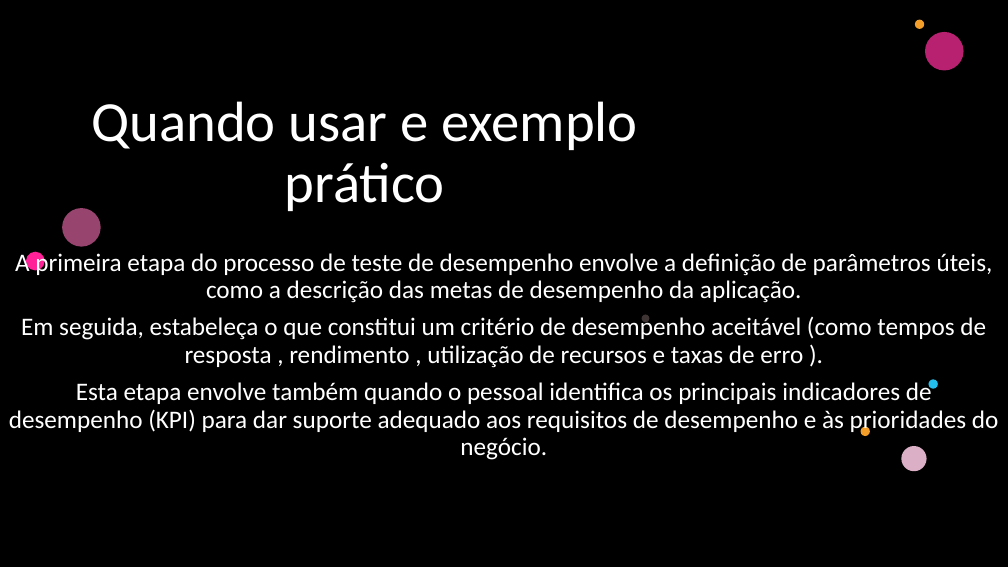
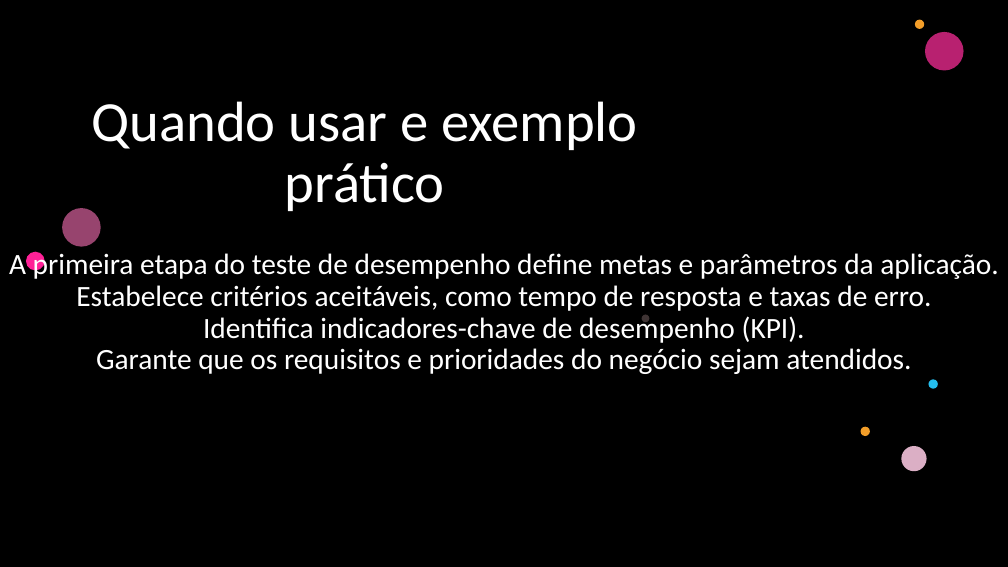
Before and after one commit to pauloryan091/atv-test, a slide deck: slide 4 of Teste Desempenho.pptx. Drawn at 1008x567 pixels with LibreOffice and Linux fonts; fonts in the diff are those of the drawing; background and template pictures are left out; a plain dark background stands for a picture behind light text. Boxes give left, top, right and bottom in pixels: in the first picture for what was removed or moved away, otherwise in the second. Text is boxed around its words. In the diff, an @@ line names an element or a change of style, - is before the commit and + after.

```diff
--- a/Teste Desempenho.pptx
+++ b/Teste Desempenho.pptx
@@ subtitle at (x1=9, y1=251, x2=998, y2=374): text changed; size 24 to 28 pt @@
-A primeira etapa do processo de teste de desempenho envolve a definição de parâmetros úteis, como a descrição das metas de desempenho da aplicação.
-Em seguida, estabeleça o que constitui um critério de desempenho aceitável (como tempos de resposta , rendimento , utilização de recursos e taxas de erro ).
-Esta etapa envolve também quando o pessoal identifica os principais indicadores de desempenho (KPI) para dar suporte adequado aos requisitos de desempenho e às prioridades do negócio.
+A primeira etapa do teste de desempenho define metas e parâmetros da aplicação.
+Estabelece critérios aceitáveis, como tempo de resposta e taxas de erro.
+Identifica indicadores-chave de desempenho (KPI).
+Garante que os requisitos e prioridades do negócio sejam atendidos.
```
Also in this commit, not shown: 2 other slides changed, 13 other files.
